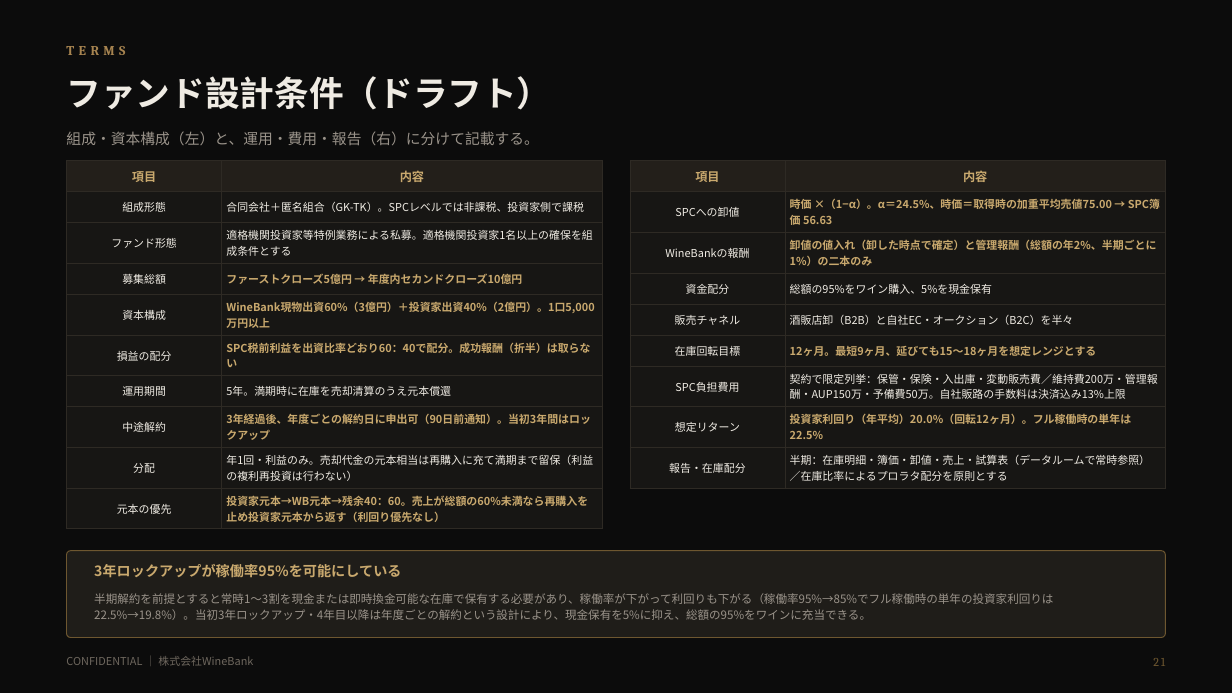
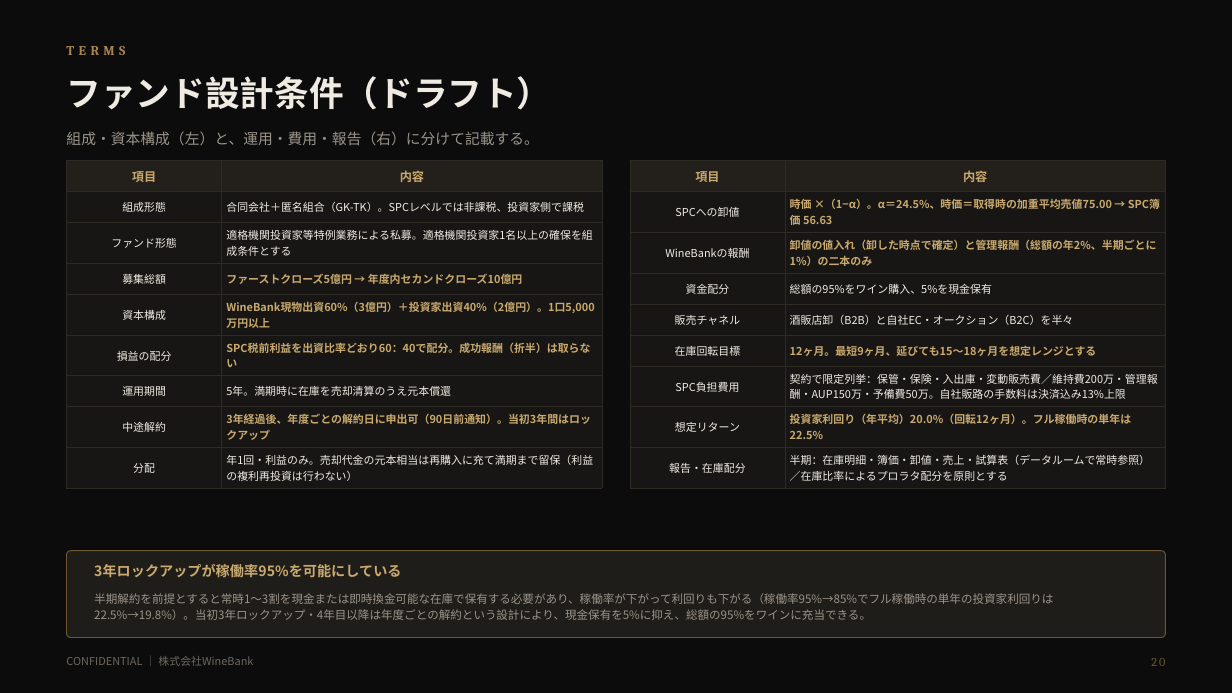
Before and after one commit to nakano-winebank/wine-auction, a slide deck: slide 21 of docs/wine-fund/WineBank_ワインファンドSPC組成提案_山本案_時価マイナスα型_20261020.pptx (slide 22 before the commit). Drawn at 1232x693 pixels with LibreOffice and Linux fonts; fonts in the diff are those of the drawing. Boxes give left, top, right and bottom in pixels: in the first picture for what was removed or moved away, otherwise in the second. Text is boxed around its words. In the diff, an @@ line names an element or a change of style, - is before the commit and + after.

```diff
--- a/docs/wine-fund/WineBank_ワインファンドSPC組成提案_山本案_時価マイナスα型_20261020.pptx
+++ b/docs/wine-fund/WineBank_ワインファンドSPC組成提案_山本案_時価マイナスα型_20261020.pptx
@@ table at box(67, 161, 603, 485) @@
-row 10: 元本の優先 | 投資家元本→WB元本→残余40：60。売上が総額の60%未満なら再購入を止め投資家元本から返す（利回り優先なし）
@@ text at box(1151, 658, 1165, 666): text changed @@
-21
+20
```
Also in this commit, not shown: 3 other slides changed, 1 slide removed, 4 other files.
